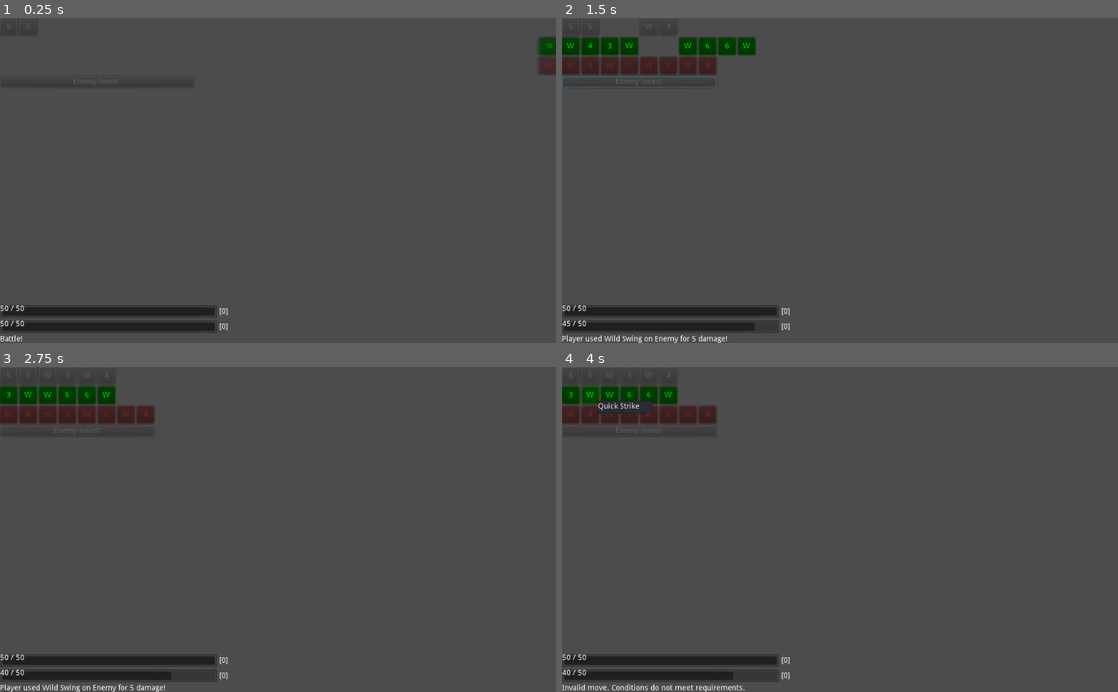
Above: before the commit, frames 1-4 (two rows, left to right).
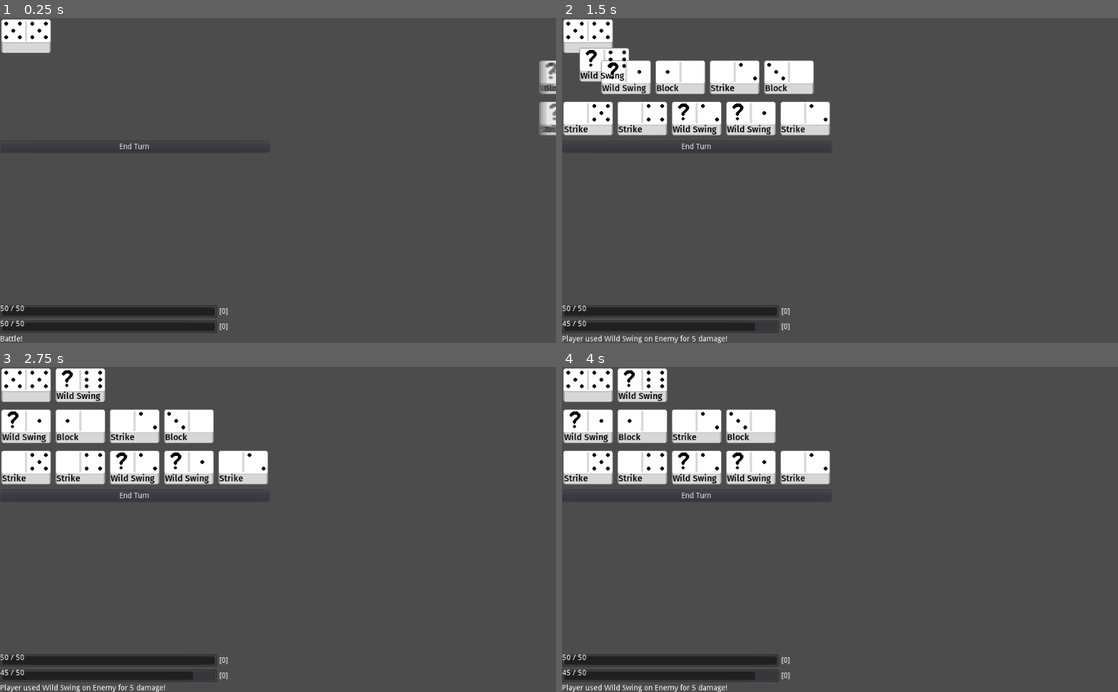
Above: after the commit, the same moments.

Repository: boomyville/domino-dominion
Game: Godot game, scene res://Main.tscn
Same seed, same stepped clock (60 frames per second), same inputs: the game is played once before the commit and once after it.
Inputs (mouse positions are in pixels of both pictures, inside the frame that each line leads up to):
- Up to frame 1 (0.25 s): no input
- Up to frame 2 (1.5 s): click (967, 47) at 0.5 s, where only the run before the commit has a clickable "W"; click (573, 79) at 1.27 s
- Up to frame 3 (2.75 s): click (27, 396) at 2 s, where only the run before the commit has a clickable "4"
- Up to frame 4 (4 s): click (573, 396) at 2.75 s, where only the run before the commit has a clickable "3"; click (589, 396) at 3.5 s, where only the run before the commit has a clickable "W"

The runs differ from the first frame. In frame 1, 1.7% of the frame differs, in the area x 0-100%, y 0-41%; in frame 2, 11%; in frame 3, 11%; in frame 4, 11%, in the area x 0-49%, y 0-100%.
Error before the commit: Parse Error: Expected ',' or ')' (res://Domino/Attack/Strike.gd:10)

Commit message:
added some domino sprites and skill  names to dominos

Diff:
--- a/Domino/Attack/Strike.gd
+++ b/Domino/Attack/Strike.gd
@@ -7,4 +7,4 @@
 
 func effect(origin, target):
 	.effect(origin, target)
-	attack_message(origin, target, target.damage(max(number1, number2))
+	attack_message(origin, target, target.damage(max(number1, number2)))
--- a/Domino/Domino.tscn
+++ b/Domino/Domino.tscn
@@ -1,33 +1,46 @@
-[gd_scene load_steps=2 format=2]
+[gd_scene load_steps=5 format=2]
 
 [ext_resource path="res://Domino/DominoContainer.gd" type="Script" id=1]
+[ext_resource path="res://Domino/DominoBackground.png" type="Texture" id=2]
+[ext_resource path="res://Domino/DominoTheme.tres" type="Theme" id=3]
+[ext_resource path="res://Domino/TextBoxTheme.tres" type="Theme" id=4]
 
-[node name="DominoContainer" type="HBoxContainer"]
+[node name="DominoContainer" type="Container"]
+margin_right = 96.0
+margin_bottom = 72.0
+rect_min_size = Vector2( 96, 72 )
 script = ExtResource( 1 )
 
+[node name="Node2D" type="Node2D" parent="."]
+z_index = -1
+
+[node name="TextureRect" type="TextureRect" parent="Node2D"]
+margin_bottom = 48.0
+texture = ExtResource( 2 )
+expand = true
+stretch_mode = 3
+
 [node name="HBoxContainer" type="HBoxContainer" parent="."]
-margin_right = 44.0
-margin_bottom = 20.0
+margin_right = 48.0
+margin_bottom = 48.0
+custom_constants/separation = 0
 
-[node name="LeftTile" type="Button" parent="HBoxContainer"]
-margin_right = 20.0
-margin_bottom = 20.0
+[node name="LeftTile" type="TextureButton" parent="HBoxContainer"]
+margin_bottom = 48.0
 mouse_filter = 1
-text = "0"
+theme = ExtResource( 3 )
 
-[node name="RightTile" type="Button" parent="HBoxContainer"]
-margin_left = 24.0
-margin_right = 44.0
-margin_bottom = 20.0
+[node name="RightTile" type="TextureButton" parent="HBoxContainer"]
+margin_bottom = 48.0
 mouse_filter = 1
-text = "0"
+theme = ExtResource( 3 )
 
-[node name="Popup" type="Popup" parent="."]
-margin_left = 48.0
-margin_right = 48.0
-margin_bottom = 20.0
-
-[node name="NameField" type="TextEdit" parent="Popup"]
+[node name="Label" type="Label" parent="."]
 margin_left = 4.0
-margin_right = 4.0
-margin_bottom = 20.0
+margin_top = 44.0
+margin_right = 88.0
+margin_bottom = 87.0
+rect_min_size = Vector2( 84, 32 )
+theme = ExtResource( 4 )
+text = "Domino
+"
--- a/Domino/DominoContainer.gd
+++ b/Domino/DominoContainer.gd
@@ -1,5 +1,5 @@
 class_name DominoContainer
-extends HBoxContainer
+extends Container
 
 # Variables for the two numbers on the domino
 var number1: int = 0
@@ -9,6 +9,18 @@
 var is_mouse_in_container = false
 var battle_text;
 signal domino_pressed(domino_container)
+
+var dot_images = {
+	-1: preload("res://Domino/-1_dots.png"),
+	0: preload("res://Domino/0_dots.png"),
+	1: preload("res://Domino/1_dots.png"),
+	2: preload("res://Domino/2_dots.png"),
+	3: preload("res://Domino/3_dots.png"),
+	4: preload("res://Domino/4_dots.png"),
+	5: preload("res://Domino/5_dots.png"),
+	6: preload("res://Domino/6_dots.png")
+}
+
 
 # Function to set the numbers of the domino
 # -1 represents a wild domino (equals the last played domino number)
@@ -33,30 +45,37 @@
 
 # Update the buttons to show the domino numbers
 func update_domino():
-	if(number1 >= 0):
-		$HBoxContainer/LeftTile.text = str(number1) # Update Button1 to show number1
-	elif(number1 == -1):
-		$HBoxContainer/LeftTile.text = "W"
 
-	if(number2 >= 0):
-		$HBoxContainer/RightTile.text = str(number2) # Update Button1 to show number1
-	elif(number2 == -1):
-		$HBoxContainer/RightTile.text = "W"
+	$Label.text = self.domino_name
+
+	if(number1 >= -1):
+		#$HBoxContainer/LeftTile.text = str(number1) # Update Button1 to show number1
+		$HBoxContainer/LeftTile.set_normal_texture(dot_images[number1])
+		$HBoxContainer/LeftTile.set_pressed_texture(dot_images[number1])
+		$HBoxContainer/LeftTile.set_hover_texture(dot_images[number1])
+	#elif(number1 == -1):
+		#$HBoxContainer/LeftTile.text = "W"
+
+	if(number2 >= -1):
+		$HBoxContainer/RightTile.set_normal_texture(dot_images[number2])
+		$HBoxContainer/RightTile.set_hover_texture(dot_images[number2])
+		$HBoxContainer/RightTile.set_pressed_texture(dot_images[number2])
+		#$HBoxContainer/RightTile.text = str(number2) # Update Button1 to show number1
+	#elif(number2 == -1):
+		#$HBoxContainer/RightTile.text = "W"
 
 	if(get_user() == "board" or get_user() == "enemy"):
 		set_clickable(false)
 	else:
 		set_clickable(true)
-	match get_user():
-		"player":
-			$HBoxContainer/LeftTile.modulate = Color(0, 1, 0) # Green color for player
-			$HBoxContainer/RightTile.modulate = Color(0, 1, 0) # Green color for player
-		"enemy":
-			$HBoxContainer/LeftTile.modulate = Color(1, 0.5, 0.5) # Red color for enemy
-			$HBoxContainer/RightTile.modulate = Color(1, 0.5, 0.5) # Red color for enemy
-		"board":
-			$HBoxContainer/LeftTile.modulate = Color(1.0, 1.0, 1.0) # Black color for board
-			$HBoxContainer/RightTile.modulate = Color(1.0, 1.0, 1.0) # Black color for board
+	#match get_user():
+		#"player":
+			#$HBoxContainer/LeftTile.modulate = Color(0, 1, 0, 1) # Green color for player
+			#$HBoxContainer/RightTile.modulate = Color(0, 1, 0, 1) # Green color for player
+		#"enemy":
+			#$HBoxContainer/LeftTile.modulate = Color(1, 0.5, 0.5, 1) # Red color for enemy
+			#$HBoxContainer/RightTile.modulate = Color(1, 0.5, 0.5, 1) # Red color for enemy
+
 
 func set_clickable(clickable: bool):
 	$HBoxContainer/LeftTile.disabled = not clickable # Disable Button1 if not clickable
@@ -115,8 +134,9 @@
 
 # Called when the node enters the scene tree for the first time
 func _ready():
-	$HBoxContainer/LeftTile.rect_min_size = Vector2(32, 32)
-	$HBoxContainer/RightTile.rect_min_size = Vector2(32,32)
+
+	$HBoxContainer/LeftTile.rect_min_size = Vector2(48, 48)
+	$HBoxContainer/RightTile.rect_min_size = Vector2(48,48)
 	$HBoxContainer/LeftTile.connect("pressed", self, "_on_left_button_pressed") # Connect HBoxContainer/LeftTile button
 	$HBoxContainer/RightTile.connect("pressed", self, "_on_right_button_pressed") # Connect HBoxContainer/RightTile button
 
@@ -127,15 +147,8 @@
 	connect("mouse_entered", self, "_on_mouse_enter") # Connect HBoxContainer/LeftTile button
 	connect("mouse_exited", self, "_on_mouse_exit") # Connect HBoxContainer/LeftTile button
 
-	$Popup.mouse_filter = Control.MOUSE_FILTER_IGNORE
-	$Popup.hide()  # Start hidden
-
-	$Popup/NameField.size_flags_horizontal = Control.SIZE_SHRINK_CENTER
-	$Popup/NameField.size_flags_vertical = Control.SIZE_SHRINK_CENTER
-	$Popup/NameField.rect_min_size = Vector2(100, 24) # Ensure minimum size is not zero
-	$Popup/NameField.text = domino_name
-	$Popup/NameField.update() # Force update to ensure size is recalculated
-	update_domino() # Ensure numbers are shown when the domino is created
+	update_domino()
+	#update_domino() # Ensure numbers are shown when the domino is created
 
 	battle_text = get_node("/root/Main/GUIContainer/BattleText")
 
@@ -150,37 +163,8 @@
 func _on_right_button_pressed():
 	emit_signal("domino_pressed", self, number2) # Emit signal with number2 and self (domino container)
 
-# Handle hover over button
-func _on_mouse_enter():
-    is_mouse_in_container = true
-    $Popup/NameField.text = domino_name  # Change to your domino name
-    $Popup.show()
-    update_popup_position()
-
-func _on_mouse_exit():
-    is_mouse_in_container = false
-    # We need to check if the mouse is really outside the container after a short delay
-    yield(get_tree().create_timer(0.1), "timeout")  # Short delay to avoid flicker
-    if !is_mouse_in_container and !is_mouse_over_any_child():
-        $Popup.hide()
-
-func _process(delta):
-    if is_mouse_in_container and $Popup.visible:
-        update_popup_position()
-
-# Helper to update the popup's position based on the mouse
-func update_popup_position():
-    $Popup.rect_position = get_global_mouse_position() + Vector2(10, 10)
-
-# Function to check if the mouse is over any child element
-func is_mouse_over_any_child() -> bool:
-    for child in get_children():
-        if child.get_rect().has_point(child.get_local_mouse_position()):
-            return true
-    return false
 
 func requirements(origin, target):
-	print(origin.name() + " | " + target.name())
 	return true
 
 func effect(origin, target):
@@ -190,5 +174,5 @@
 func attack_message(origin, target, damage):
 	battle_text.text = origin.name() + " used " + domino_name + " on " + target.name() + " for " + str(damage) + " damage!"
 
-func shield_message(origin, shield):
-	battle_text.text = origin.name() + " used " + domino_name + " and gained " + str(shield) + " shield(s)!"
+func shield_message(origin, target, shield):
+	battle_text.text = origin.name() + " used " + domino_name + " and " + target.name() + " gained " + str(shield) + " shield(s)!"
--- /dev/null
+++ b/Domino/DominoTheme.tres
@@ -0,0 +1,21 @@
+[gd_resource type="Theme" load_steps=6 format=2]
+
+[ext_resource path="res://Domino/TransparentStyleBox.tres" type="StyleBox" id=1]
+[ext_resource path="res://Domino/WhiteStyleBox.tres" type="StyleBox" id=2]
+[ext_resource path="res://Domino/GreyStyleBox.tres" type="StyleBox" id=3]
+[ext_resource path="res://Domino/FocusStyleBox.tres" type="StyleBox" id=4]
+[ext_resource path="res://Font.tres" type="DynamicFont" id=5]
+
+[resource]
+Button/colors/font_color = Color( 0, 0, 0, 1 )
+Button/colors/font_color_disabled = Color( 0.901961, 0.901961, 0.901961, 0.478431 )
+Button/colors/font_color_focus = Color( 0.305882, 0.690196, 1, 1 )
+Button/colors/font_color_hover = Color( 1, 0.341176, 0.341176, 1 )
+Button/colors/font_color_pressed = Color( 0.996078, 0.372549, 1, 1 )
+Button/constants/hseparation = 0
+Button/fonts/font = ExtResource( 5 )
+Button/styles/disabled = ExtResource( 3 )
+Button/styles/focus = ExtResource( 4 )
+Button/styles/hover = ExtResource( 2 )
+Button/styles/normal = ExtResource( 1 )
+Button/styles/pressed = ExtResource( 3 )
--- /dev/null
+++ b/Domino/FocusStyleBox.tres
@@ -0,0 +1,4 @@
+[gd_resource type="StyleBoxFlat" format=2]
+
+[resource]
+bg_color = Color( 0.545098, 0.87451, 1, 0.537255 )
--- /dev/null
+++ b/Domino/GreyStyleBox.tres
@@ -0,0 +1,4 @@
+[gd_resource type="StyleBoxFlat" format=2]
+
+[resource]
+bg_color = Color( 0.227451, 0.227451, 0.227451, 0.588235 )
--- a/Domino/Skill/Block.gd
+++ b/Domino/Skill/Block.gd
@@ -1,4 +1,4 @@
-extends DominoContainer
+extends "res://Domino/DominoContainer.gd"
 
 func _init():
 	number1 = random_value()
@@ -7,4 +7,4 @@
 
 func effect(origin, target):
 	.effect(origin, target)
-	shield_message(origin, 4)
+	shield_message(origin, origin, origin.add_shields(4))
--- /dev/null
+++ b/Domino/TextBoxTheme.tres
@@ -0,0 +1,12 @@
+[gd_resource type="Theme" load_steps=3 format=2]
+
+[ext_resource path="res://Font.tres" type="DynamicFont" id=1]
+[ext_resource path="res://Domino/TransparentStyleBox.tres" type="StyleBox" id=2]
+
+[resource]
+Label/colors/font_color = Color( 0, 0, 0, 1 )
+Label/fonts/font = ExtResource( 1 )
+TextEdit/colors/background_color = Color( 0, 0, 0, 0 )
+TextEdit/colors/font_color = Color( 0, 0, 0, 1 )
+TextEdit/fonts/font = ExtResource( 1 )
+TextEdit/styles/normal = ExtResource( 2 )
--- /dev/null
+++ b/Domino/TransparentStyleBox.tres
@@ -0,0 +1,4 @@
+[gd_resource type="StyleBoxFlat" format=2]
+
+[resource]
+bg_color = Color( 1, 1, 1, 0 )
--- /dev/null
+++ b/Domino/WhiteStyleBox.tres
@@ -0,0 +1,4 @@
+[gd_resource type="StyleBoxFlat" format=2]
+
+[resource]
+bg_color = Color( 1, 1, 1, 1 )
--- /dev/null
+++ b/Font.tres
@@ -0,0 +1,8 @@
+[gd_resource type="DynamicFont" load_steps=2 format=2]
+
+[sub_resource type="DynamicFontData" id=1]
+font_path = "res://FiraSans-Medium.ttf"
+
+[resource]
+outline_color = Color( 0, 0, 0, 1 )
+font_data = SubResource( 1 )
--- a/Game.gd
+++ b/Game.gd
@@ -77,7 +77,7 @@
 	if(domino_container.get_user() == "player"):
 		user = player
 		target = enemy
-	elif(user == "enemy"):
+	elif(domino_container.get_user() == "enemy"):
 		target = player
 		user = enemy
 
@@ -169,7 +169,8 @@
 
 		# Find a playable domino
 		for domino in enemy_hand.get_children():
-			if domino.can_play(last_played_number, enemy, player, domino.get_numbers()[0]) != "unplayable":
+			print(enemy, player, last_played_number, domino.get_numbers()[0])
+			if domino.can_play(last_played_number, enemy, player, domino.get_numbers()[0]) != "unplayable" && domino.can_play(last_played_number, enemy, player, domino.get_numbers()[0]) != "prohibited":
 				domino_to_play = domino  # Found a playable domino
 				break  # Exit the loop since we found a domino
 
--- a/project.godot
+++ b/project.godot
@@ -9,7 +9,7 @@
 config_version=4
 
 _global_script_classes=[ {
-"base": "HBoxContainer",
+"base": "Container",
 "class": "DominoContainer",
 "language": "GDScript",
 "path": "res://Domino/DominoContainer.gd"
Binary file added: Domino/-1_dots.png
Binary file added: Domino/0_dots.png
Binary file added: Domino/1_dots.png
Binary file added: Domino/2_dots.png
Binary file added: Domino/3_dots.png
Binary file added: Domino/4_dots.png
Binary file added: Domino/5_dots.png
Binary file added: Domino/6_dots.png
Binary file added: Domino/DominoBackground.png
Binary file added: FiraSans-Medium.ttf
Binary file added: screenRecordings/23October2024.gif
